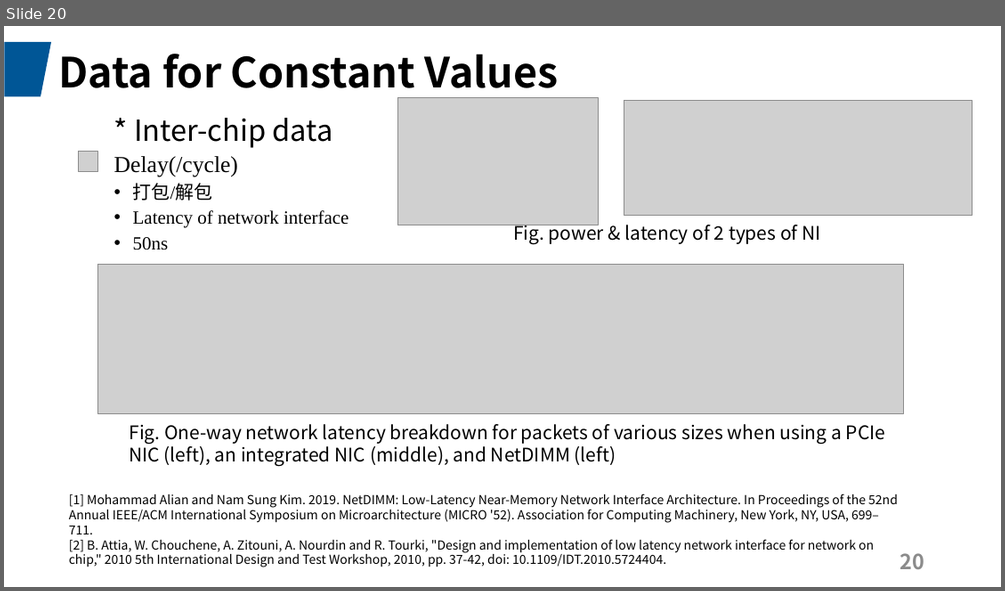
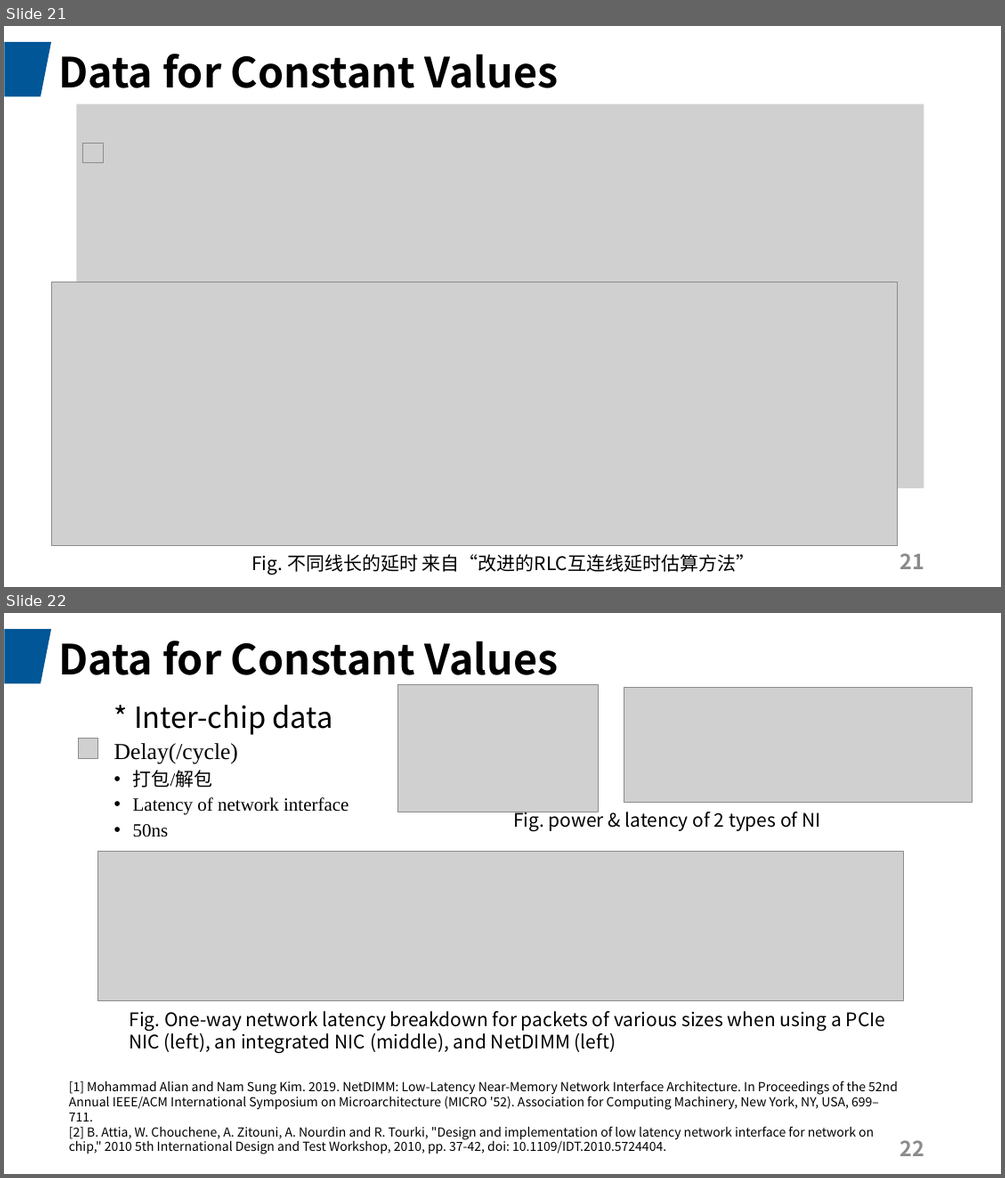
Before and after one commit to JadeQiong/DSE, a slide deck: 组会3.31GNN.pptx. Shown one above the other, each under a label of ours: slide 20 before the commit, slides 21 and 22 after it. The pictures are 1005x591 and 1005x1178 pixels, drawn with LibreOffice and Linux fonts; fonts in the diff are those of the drawing; grey boxes stand for pictures. Boxes give left, top, right and bottom in pixels: in the first picture for what was removed or moved away, otherwise in the second. Text is boxed around its words. In the diff, an @@ line names an element or a change of style, - is before the commit and + after.

```diff
--- a/组会3.31GNN.pptx
+++ b/组会3.31GNN.pptx
@@ slide 21 added at bbox=[4, 26, 1001, 587], background #FFFFFF; not listed: 1 template element that a slide beside it also shows @@
@@ title added at bbox=[58, 54, 558, 88], 40 pt, text #000000, bold @@
+Data for Constant Values
@@ picture added at bbox=[77, 103, 923, 488] @@
@@ picture added at bbox=[83, 143, 104, 163] @@
@@ picture added at bbox=[51, 281, 898, 546] @@
@@ text added at bbox=[251, 554, 755, 574], 18 pt, text #000000 @@
+Fig. 不同线长的延时 来自“改进的RLC互连线延时估算方法”
@@ page number added at bbox=[900, 553, 925, 569], 20 pt, text #8C8C8C, bold @@
+21
@@ what was slide 20 is now slide 22 @@
@@ page number at bbox=[900, 1140, 925, 1156]: text changed @@
-20
+22
```
Also in this commit, not shown: 2 slides changed, 2 other slides added, 1 slide removed, 1 other file.
